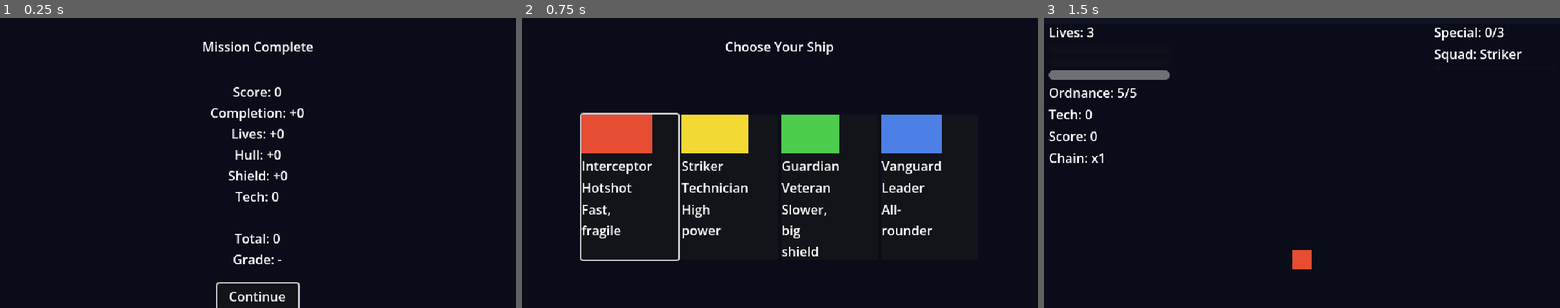
Above: before the commit, frames 1-3 (left to right).
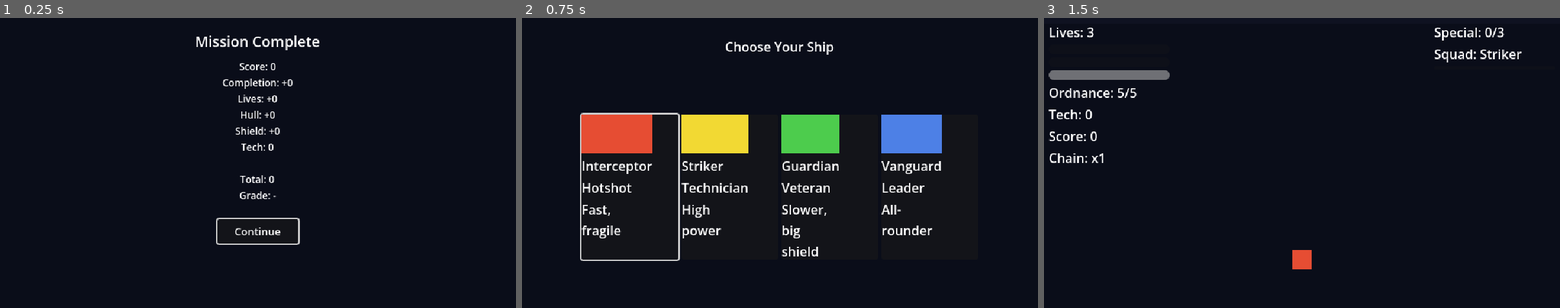
Above: after the commit, the same moments.

Repository: Funfetsunk/terra-intercept
Game: Godot game, scene res://scenes/menus/results_screen.tscn
The game is run twice, just before and just after one commit, with the same random seed, the same clock (stepped at 60 frames per second) and the same inputs. This scene is started directly instead of the project's main scene.
Inputs (mouse positions are in pixels of both pictures, inside the frame that each line leads up to):
- Up to frame 1 (0.25 s): no input
- Up to frame 2 (0.75 s): click "Continue" at 0.5 s
- Up to frame 3 (1.5 s): click (1152, 186) at 1.25 s

The runs differ from the first frame. In frame 1, 3.1% of the frame differs, in the area x 38-62%, y 6-100%; in frame 2, nothing differs; in frame 3, nothing differs.

Commit message:
Fix results screen text overflowing the 640x360 viewport
Default theme font size (16px) across 8 lines of results text didn't
fit the layout box, requiring a scroll to read the bottom. Reduced
font sizes (title 18, results 12, button 13) and tightened offsets so
the whole screen -- title, all six result lines, total, grade and the
Continue button -- fits with margin to spare, no overflow.

Co-Authored-By: Claude Sonnet 5 <noreply@anthropic.com>
Claude-Session: https://claude.ai/code/session_01Nh3aPMJzmkSArqwMqRdZHh

Diff:
--- a/scenes/menus/results_screen.tscn
+++ b/scenes/menus/results_screen.tscn
@@ -18,25 +18,28 @@
 
 [node name="TitleLabel" type="Label" parent="." unique_id=992348054]
 layout_mode = 0
-offset_top = 24.0
+offset_top = 16.0
 offset_right = 640.0
-offset_bottom = 60.0
+offset_bottom = 40.0
+theme_override_font_sizes/font_size = 18
 text = "Mission Complete"
 horizontal_alignment = 1
 
 [node name="ResultsLabel" type="Label" parent="." unique_id=119960425]
 layout_mode = 0
 offset_left = 220.0
-offset_top = 80.0
+offset_top = 52.0
 offset_right = 420.0
-offset_bottom = 300.0
+offset_bottom = 232.0
+theme_override_font_sizes/font_size = 12
 text = "Score: 0"
 horizontal_alignment = 1
 
 [node name="ContinueButton" type="Button" parent="." unique_id=1449946164]
 layout_mode = 0
 offset_left = 270.0
-offset_top = 330.0
+offset_top = 250.0
 offset_right = 370.0
-offset_bottom = 356.0
+offset_bottom = 280.0
+theme_override_font_sizes/font_size = 13
 text = "Continue"
